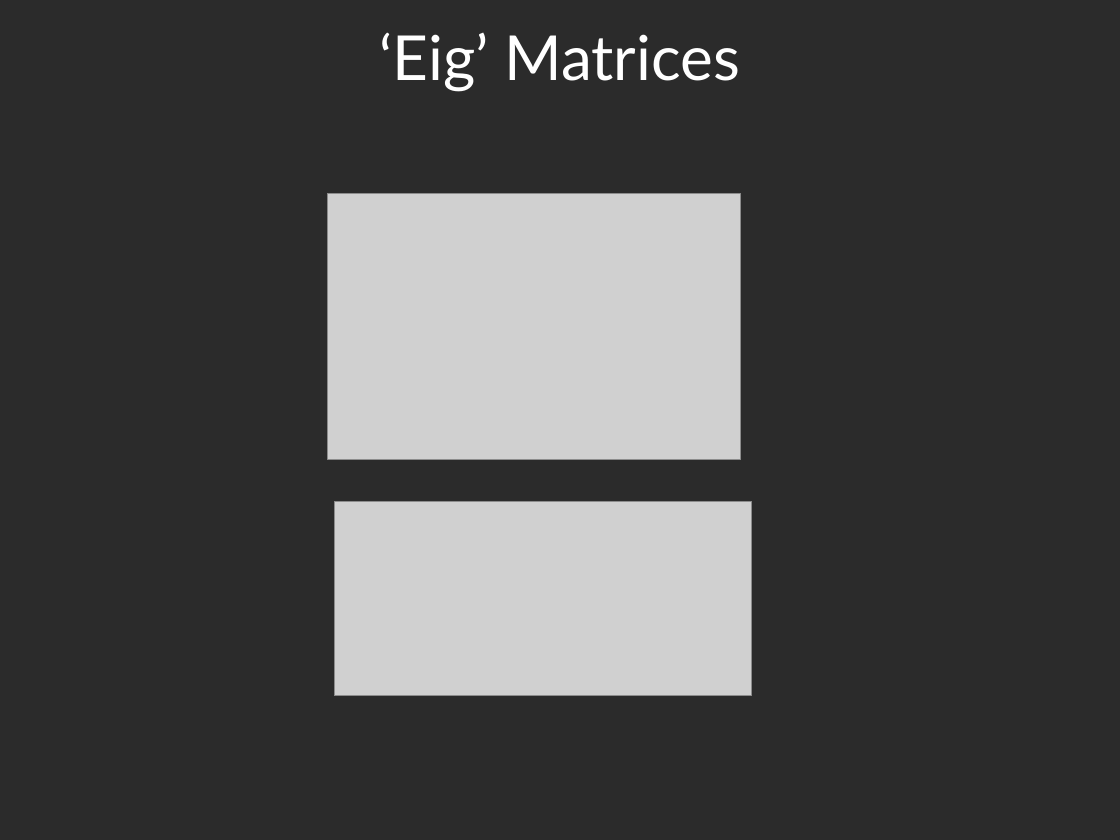
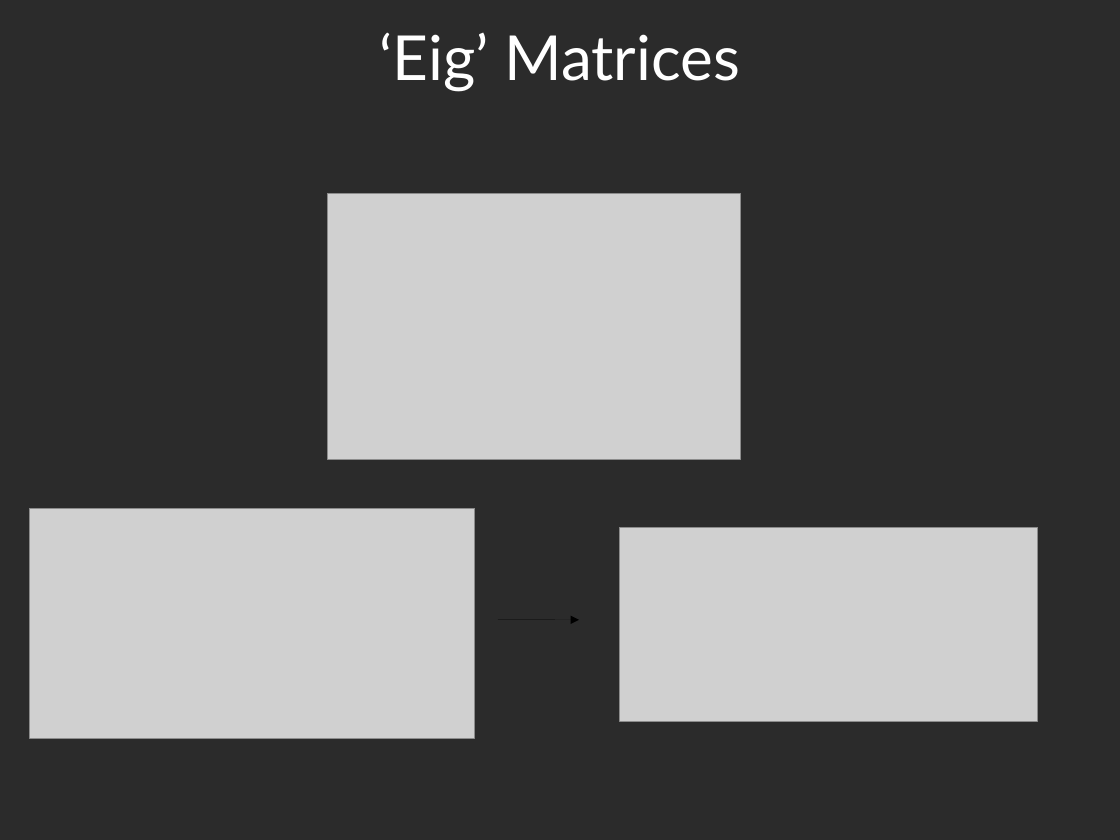
Before and after one commit to spiveeworks/treeshapes, a slide deck: slide 11 of presentation.odp (slide 12 before the commit). Drawn at 1120x840 pixels with LibreOffice and Linux fonts; fonts in the diff are those of the drawing; grey boxes stand for pictures; background and template pictures are left out; a plain dark background stands for a picture behind light text. Boxes give left, top, right and bottom in pixels: in the first picture for what was removed or moved away, otherwise in the second. Text is boxed around its words. In the diff, an @@ line names an element or a change of style, - is before the commit and + after.

```diff
--- a/presentation.odp
+++ b/presentation.odp
@@ picture added at [29,508,475,739] @@
@@ picture: place and size @@
-picture at [334,502,752,696]
+picture at [620,527,1038,722]
@@ arrow added from (498, 620) to (579, 620), #000000 0 pt @@
```
Also in this commit, not shown: 3 other slides changed, 1 slide removed, 1 other file.
